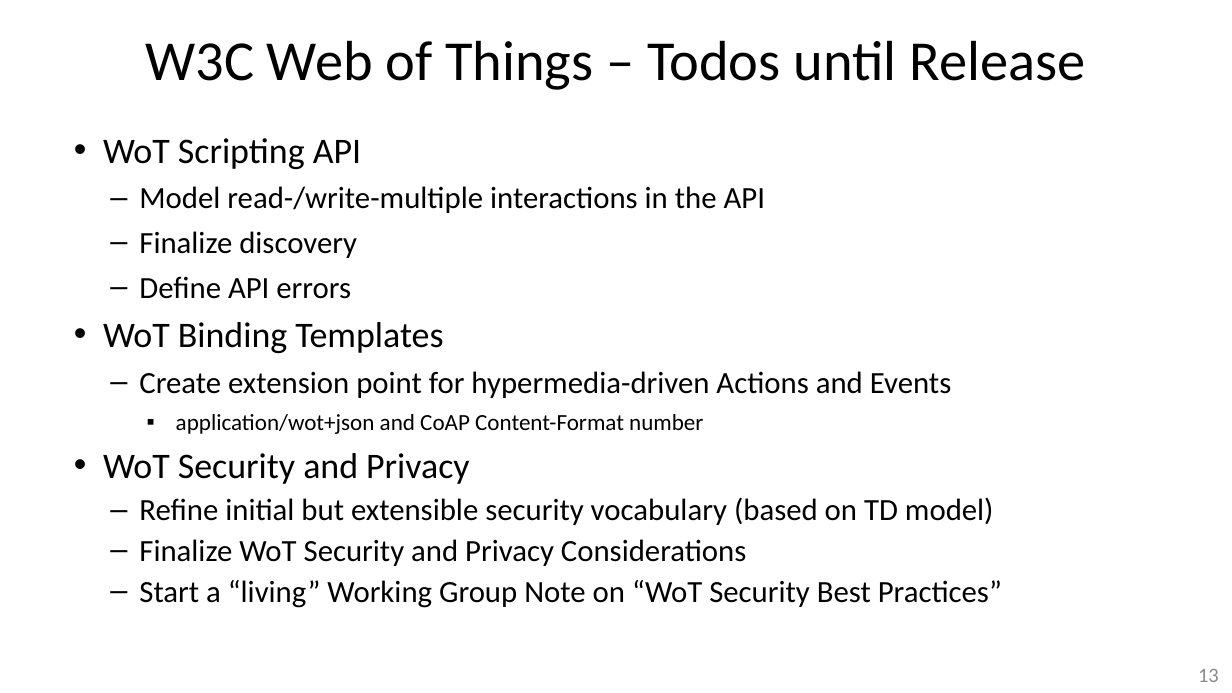
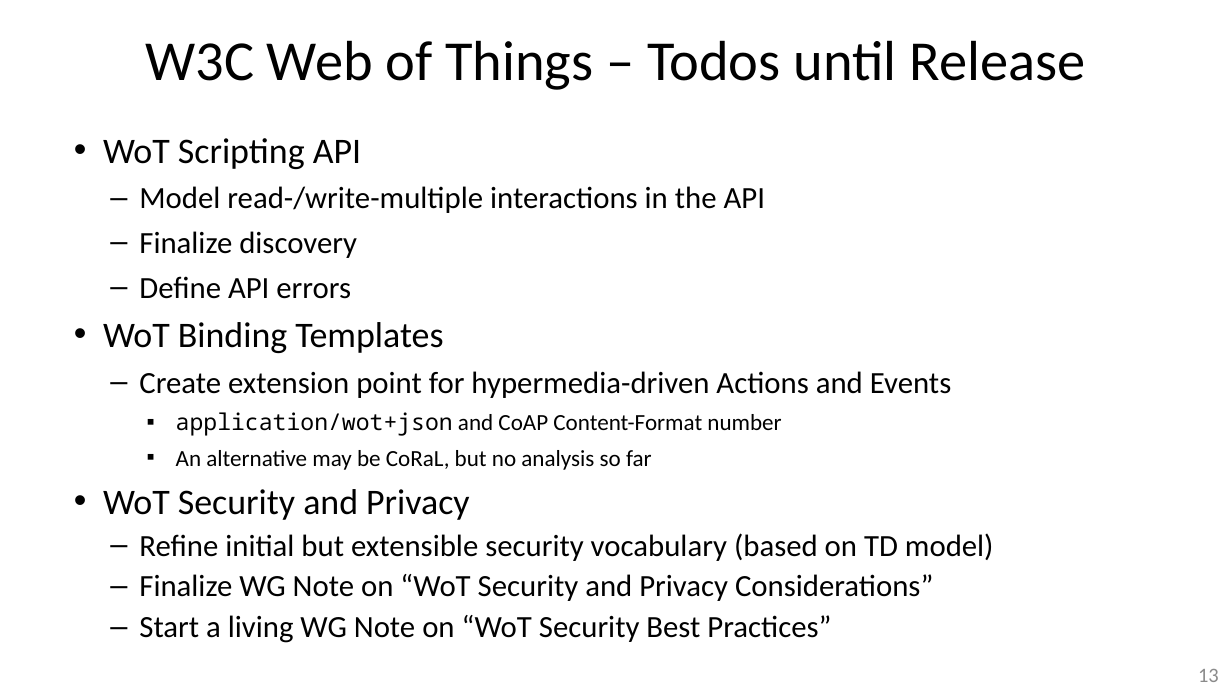
Before and after one commit to t2trg/2018-ietf102, a slide deck: slide 13 of slides/13_T2TRG_IETF102_W3C-WoT-Update.pptx. Drawn at 1232x693 pixels with LibreOffice and Linux fonts; fonts in the diff are those of the drawing. Boxes give left, top, right and bottom in pixels: in the first picture for what was removed or moved away, otherwise in the second. Text is boxed around its words. In the diff, an @@ line names an element or a change of style, - is before the commit and + after.

Commit message:
WoT slides update

```diff
--- a/slides/13_T2TRG_IETF102_W3C-WoT-Update.pptx
+++ b/slides/13_T2TRG_IETF102_W3C-WoT-Update.pptx
@@ text at [176, 412, 781, 436]: font Calibri to Noto Sans Mono in "application/wot+json" @@
@@ text at [176, 450, 652, 470]: paragraph added @@
+    ▪ An alternative may be CoRaL, but no analysis so far
@@ text at [139, 574, 933, 643]: text changed @@
-  – Finalize WoT Security and Privacy Considerations
-  – Start a “living” Working Group Note on “WoT Security Best Practices”
+  – Finalize WG Note on “WoT Security and Privacy Considerations”
+  – Start a living WG Note on “WoT Security Best Practices”
```
Also in this commit, not shown: 5 other slides changed.
